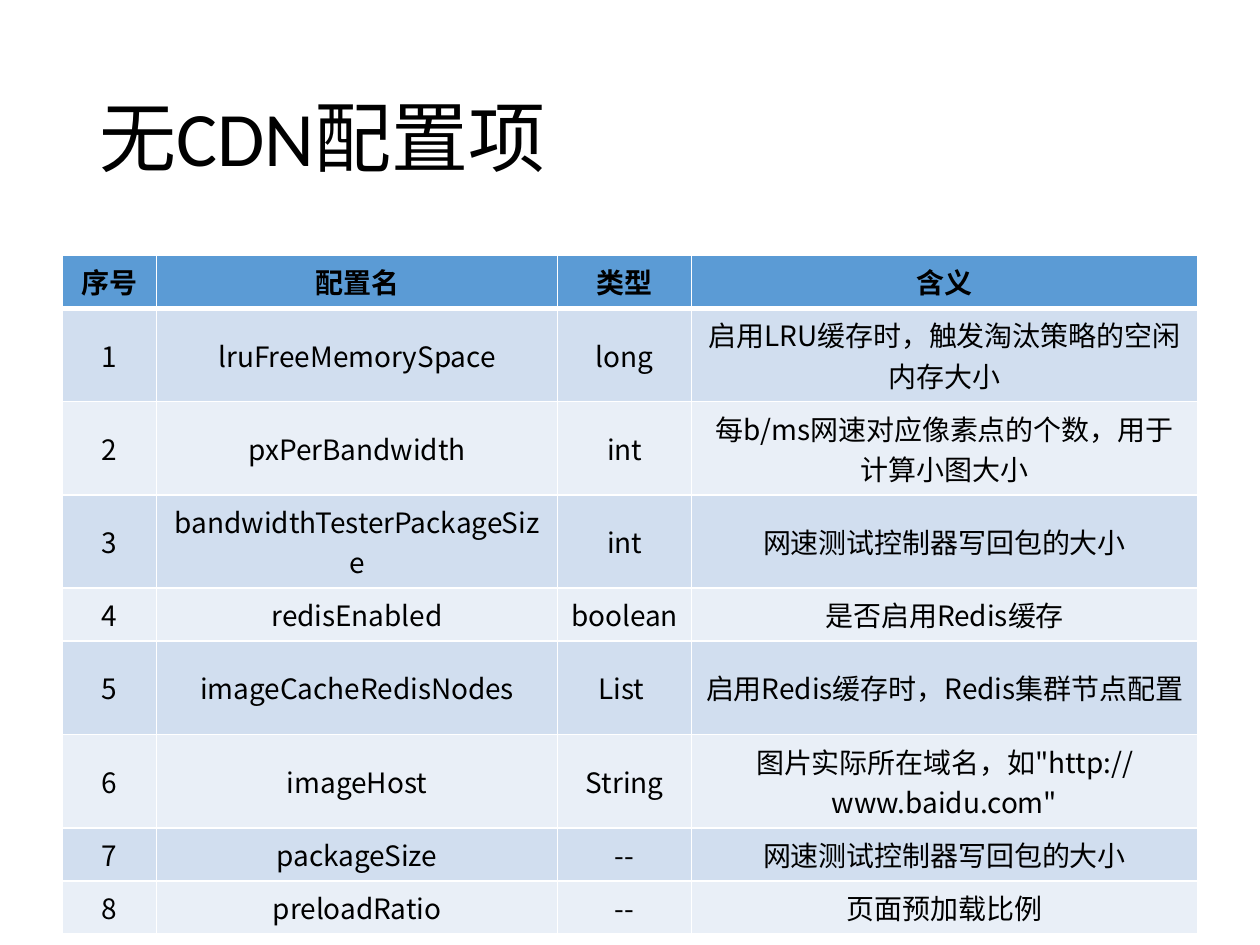
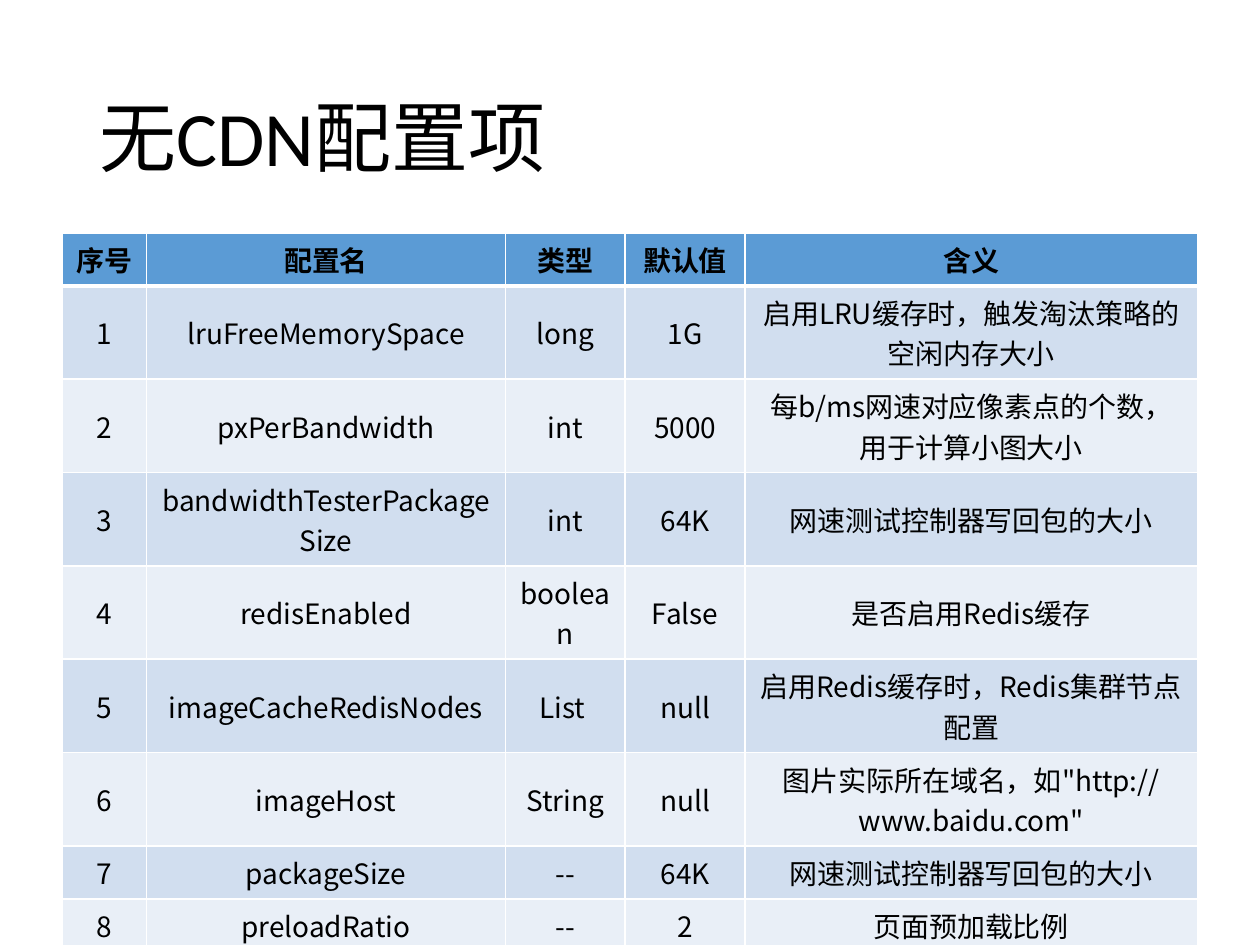
Before and after one commit to WMBao/ImageAccelerator, a slide deck: slide 8 of ImageAccelerator.pptx (slide 6 before the commit). Drawn at 1260x945 pixels with LibreOffice and Linux fonts; fonts in the diff are those of the drawing. Boxes give left, top, right and bottom in pixels: in the first picture for what was removed or moved away, otherwise in the second. Text is boxed around its words. In the diff, an @@ line names an element or a change of style, - is before the commit and + after.

```diff
--- a/ImageAccelerator.pptx
+++ b/ImageAccelerator.pptx
@@ table at <box>62,233,1197,945</box> @@
+column 4: 默认值 | 1G | 5000 | 64K | False | null | null | 64K | 2
@@ table: place and size @@
-table at <box>62,256,1197,930</box>
+table at <box>62,233,1197,945</box>
```
Also in this commit, not shown: 2 other slides changed, 3 other files.
